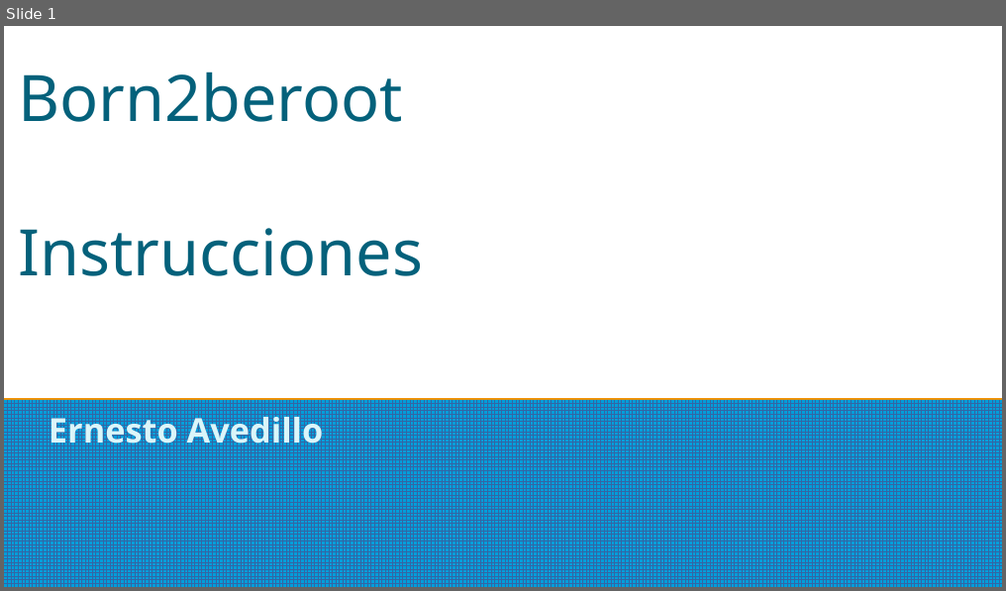
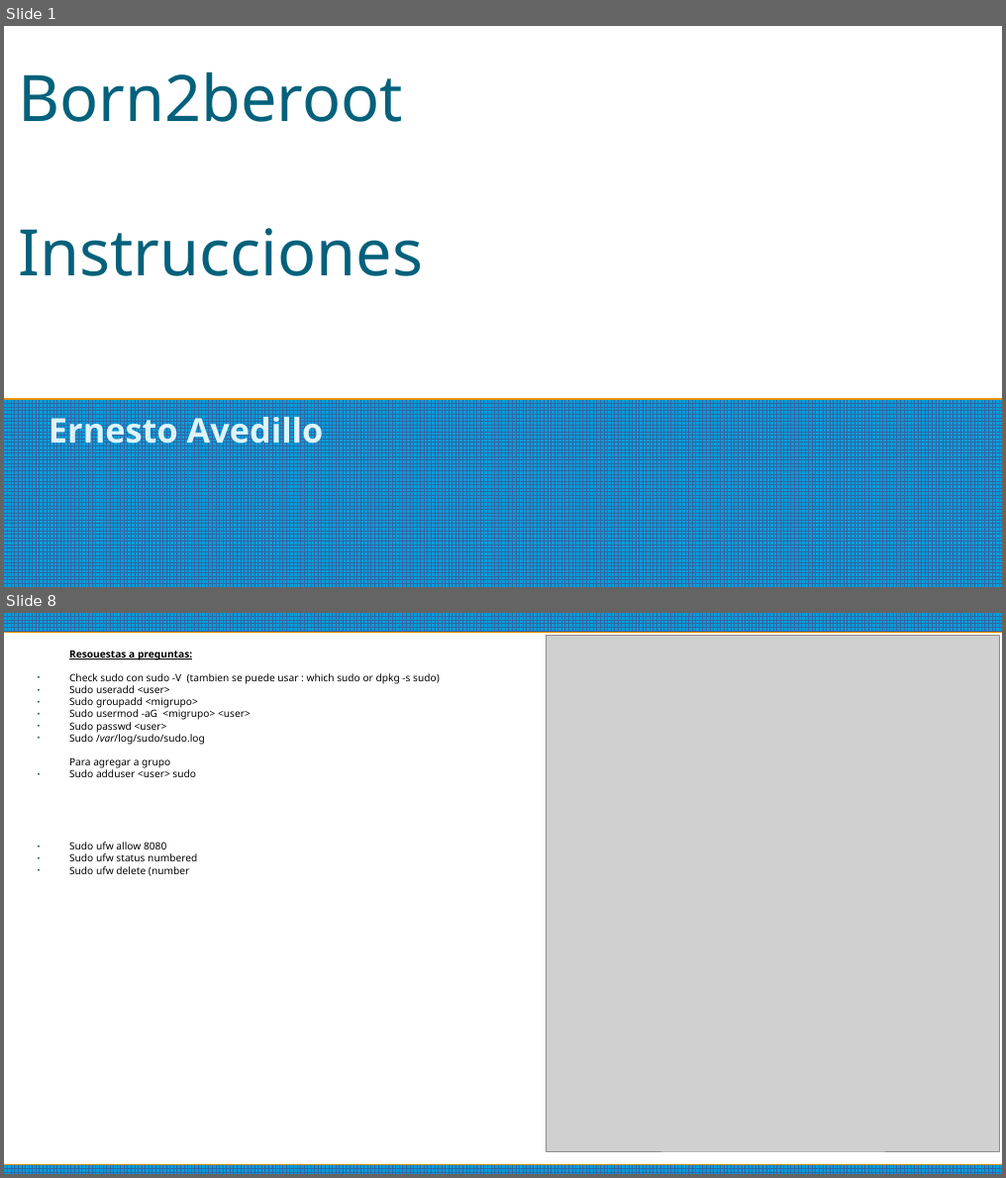
Before and after one commit to ErnestoAvedillo/42Barcelona, a slide deck: Born2beRoot/Comands to use.odp. Shown one above the other, each under a label of ours: slide 1 before the commit, slides 1 and 8 after it; the slides between them are not shown. The pictures are 1006x591 and 1006x1178 pixels, drawn with LibreOffice and Linux fonts; fonts in the diff are those of the drawing; grey boxes stand for pictures. Boxes give left, top, right and bottom in pixels: in the first picture for what was removed or moved away, otherwise in the second. Text is boxed around its words. In the diff, an @@ line names an element or a change of style, - is before the commit and + after.

```diff
--- a/Born2beRoot/Comands to use.odp
+++ b/Born2beRoot/Comands to use.odp
@@ slide 8 added at <box>4,613,1002,1174</box>, background #FFFFFF @@
@@ rectangle added at <box>4,613,1002,631</box>, fill pattern #3465A4 on #009EDA @@
@@ picture added at <box>547,636,1000,1152</box> @@
@@ text added at <box>69,650,440,876</box>, 8 pt, text #000000 @@
+Resouestas a preguntas:
+● Check sudo con sudo -V (tambien se puede usar : which sudo or dpkg -s sudo)
+● Sudo useradd <user>
+● Sudo groupadd <migrupo>
+● Sudo usermod -aG <migrupo> <user>
+● Sudo passwd <user>
+● Sudo /var/log/sudo/sudo.log
+Para agregar a grupo
+● Sudo adduser <user> sudo
+● Sudo ufw allow 8080
+● Sudo ufw status numbered
+● Sudo ufw delete (number
@@ rectangle added at <box>4,1165,1002,1174</box>, fill pattern #3465A4 on #009EDA @@
```
Also in this commit, not shown: 1 slide changed, 6 other slides added, 1 slide removed, 1 other file.
